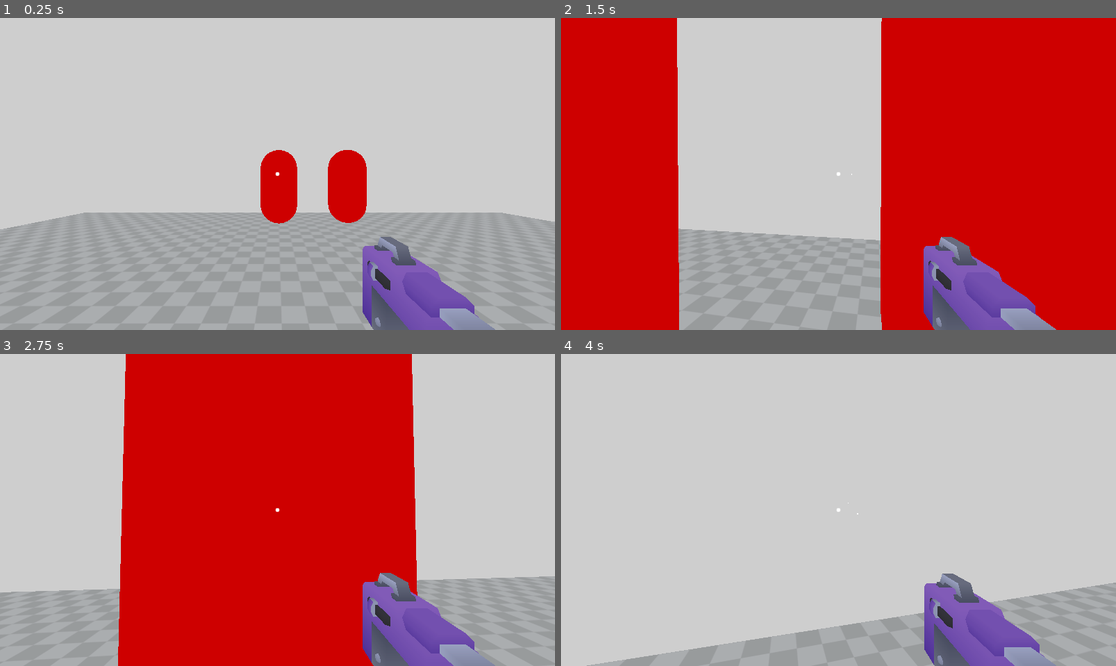
Above: before the commit, frames 1-4 (two rows, left to right).
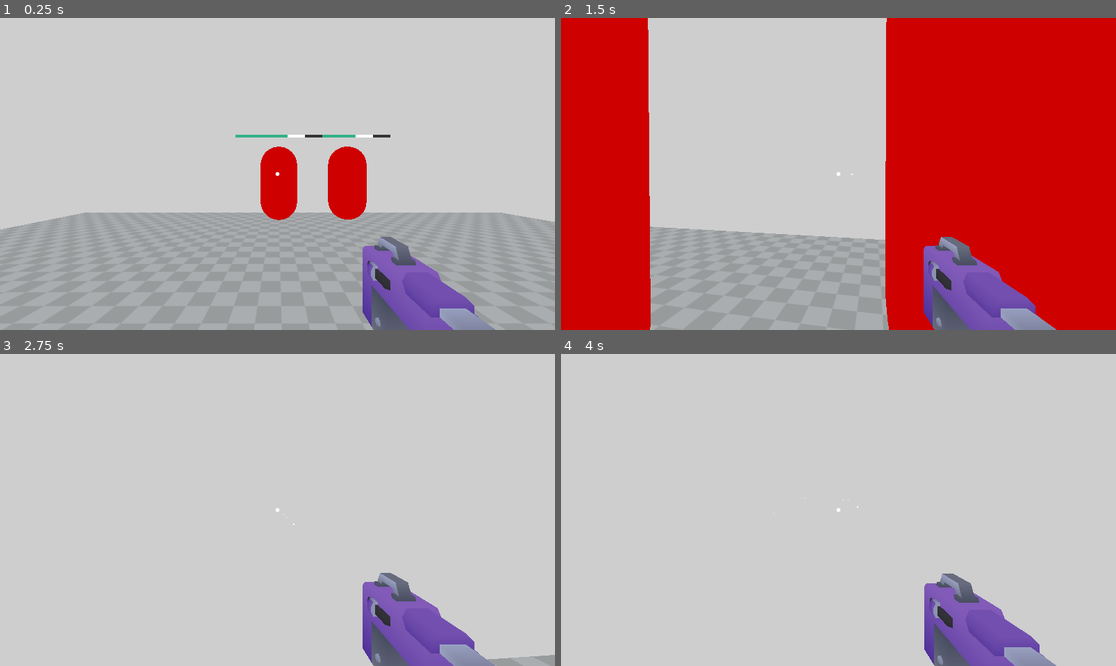
Above: after the commit, the same moments.

Repository: NiallEccles/hordecore
Game: Godot game, scene res://Stages/Main/Main.tscn
Two runs of this game, one before a commit and one after it. Both use one fixed random seed, a clock stepped at 60 frames per second and the inputs below.
Inputs (mouse positions are in pixels of both pictures, inside the frame that each line leads up to):
- Up to frame 1 (0.25 s): no input
- Up to frame 2 (1.5 s): tap Enter (ui_accept) at 0.5, 0.77 s; move the mouse to (866, 174) at 0.52 s; press the mouse at (866, 174) at 0.53 s; hold W (forward) from 0.53 s (still down); move the mouse to (810, 174) at 1.27 s; release the mouse at (810, 174) at 1.28 s; click (810, 174) at 1.35 s
- Up to frame 3 (2.75 s): keep holding W (forward); tap Enter (ui_accept) at 1.52 s; move the mouse to (288, 503) at 2.02 s; press the mouse at (288, 503) at 2.03 s
- Up to frame 4 (4 s): keep holding W (forward); move the mouse to (832, 516) at 2.77 s; release the mouse at (832, 516) at 2.78 s; click (832, 516) at 2.85 s; tap Enter (ui_accept) at 3.02, 3.77 s; move the mouse to (877, 513) at 3.52 s; press the mouse at (877, 513) at 3.53 s

The runs differ from the first frame. In frame 1, 0.5% of the frame differs, in the area x 42-71%, y 37-66%; in frame 2, 6.1%; in frame 3, 60%, in the area x 0-100%, y 0-100%; in frame 4, 9.4%.

Commit message:
Add HealthBar to enemy within subviewport

Diff:
--- a/Entities/Enemy/Enemy.tscn
+++ b/Entities/Enemy/Enemy.tscn
@@ -1,7 +1,8 @@
-[gd_scene load_steps=6 format=3 uid="uid://i4kw4sifmbqb"]
+[gd_scene load_steps=8 format=3 uid="uid://i4kw4sifmbqb"]
 
 [ext_resource type="Script" uid="uid://cgs82eclbwcdp" path="res://Entities/Enemy/Enemy.gd" id="1_m2t2i"]
 [ext_resource type="PackedScene" uid="uid://dcopbxa6bmvcj" path="res://Common/Health/Health.tscn" id="2_t7hpb"]
+[ext_resource type="PackedScene" uid="uid://dlibnoay2kpr0" path="res://Common/HealthBar/HealthBar.tscn" id="3_salu8"]
 
 [sub_resource type="StandardMaterial3D" id="StandardMaterial3D_s42wg"]
 albedo_color = Color(1, 0, 0, 1)
@@ -11,6 +12,9 @@
 
 [sub_resource type="CapsuleShape3D" id="CapsuleShape3D_s42wg"]
 
+[sub_resource type="ViewportTexture" id="ViewportTexture_salu8"]
+viewport_path = NodePath("SubViewport")
+
 [node name="Enemy" type="CharacterBody3D" groups=["Enemy"]]
 script = ExtResource("1_m2t2i")
 
@@ -19,13 +23,24 @@
 mesh = SubResource("CapsuleMesh_m2t2i")
 
 [node name="CollisionShape3D" type="CollisionShape3D" parent="."]
-transform = Transform3D(1, 0, 0, 0, 1, 0, 0, 0, 1, 0, 1, 0)
+transform = Transform3D(1.1, 0, 0, 0, 1.1, 0, 0, 0, 1.1, 0, 1, 0)
 shape = SubResource("CapsuleShape3D_s42wg")
 
 [node name="NavigationAgent3D" type="NavigationAgent3D" parent="."]
 avoidance_enabled = true
 
 [node name="Health" parent="." instance=ExtResource("2_t7hpb")]
-max_health = 10.0
+max_health = 50.0
+
+[node name="SubViewport" type="SubViewport" parent="."]
+size = Vector2i(240, 8)
+
+[node name="HealthBar" parent="SubViewport" instance=ExtResource("3_salu8")]
+
+[node name="Sprite3D" type="Sprite3D" parent="."]
+transform = Transform3D(1, 0, 0, 0, 1, 0, 0, 0, 1, 0, 2.2990158, 0)
+billboard = 1
+texture = SubResource("ViewportTexture_salu8")
 
 [connection signal="velocity_computed" from="NavigationAgent3D" to="." method="_on_navigation_agent_3d_velocity_computed"]
+[connection signal="health_changed" from="Health" to="." method="_on_health_health_changed"]
